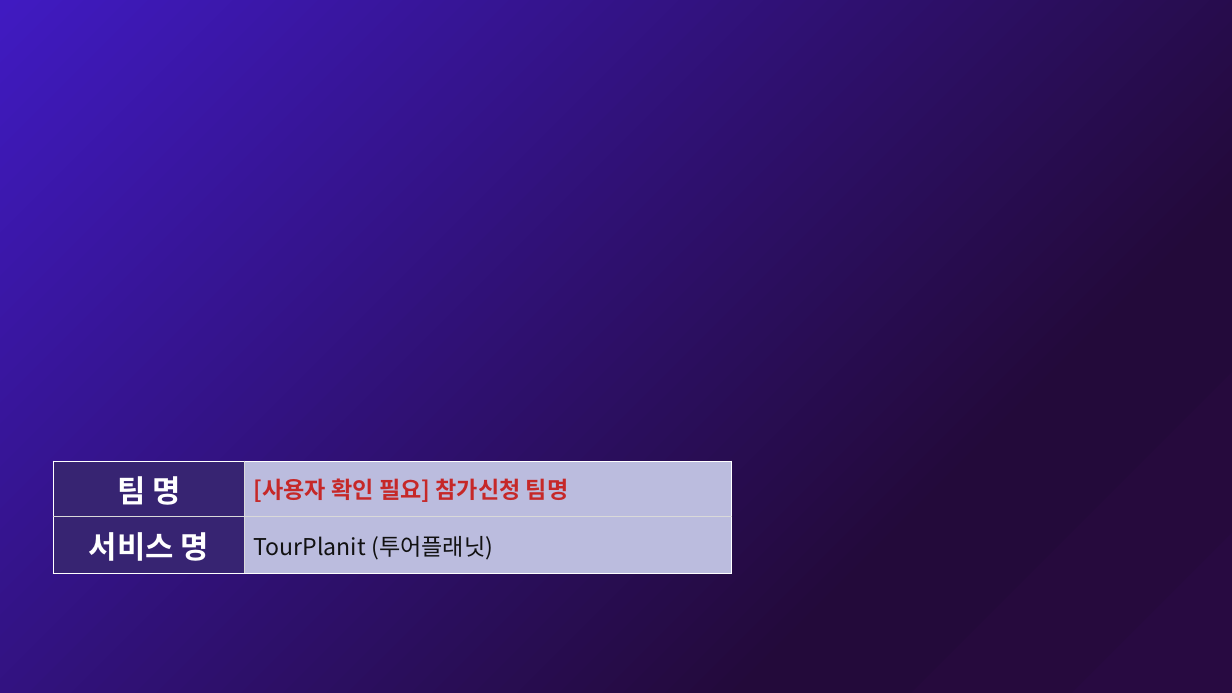
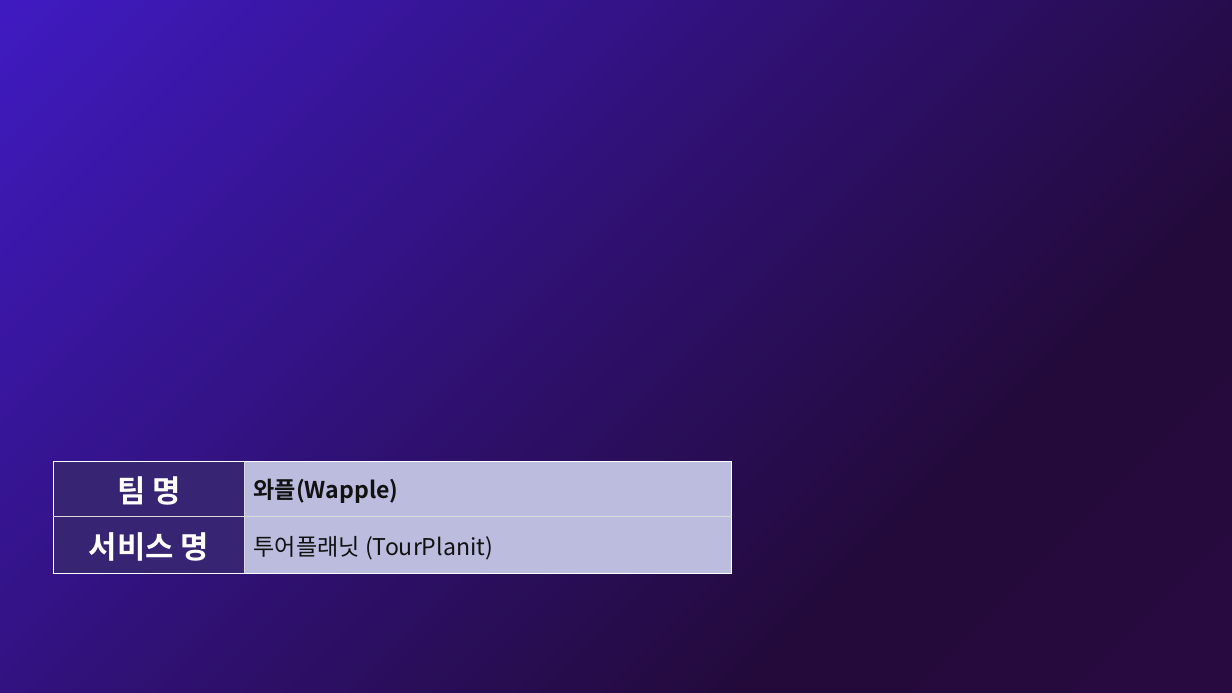
Before and after one commit to wapplekorea/tourplanit, a slide deck: slide 1 of submission-package/2026-08-12/2026_웹앱구현_TourPlanit_기능설명서_작성본_v1.0_2026-08-12.pptx. Drawn at 1232x693 pixels with LibreOffice and Linux fonts; fonts in the diff are those of the drawing; background and template pictures are left out. Boxes give left, top, right and bottom in pixels: in the first picture for what was removed or moved away, otherwise in the second. Text is boxed around its words. In the diff, an @@ line names an element or a change of style, - is before the commit and + after.

Commit message:
docs: finalize TourPlanit challenge seven submission

```diff
--- a/submission-package/2026-08-12/2026_웹앱구현_TourPlanit_기능설명서_작성본_v1.0_2026-08-12.pptx
+++ b/submission-package/2026-08-12/2026_웹앱구현_TourPlanit_기능설명서_작성본_v1.0_2026-08-12.pptx
@@ table at (x1=54, y1=461, x2=732, y2=574) @@
-row 1, column 2: [사용자 확인 필요] 참가신청 팀명
+row 1, column 2: 와플(Wapple)
-row 2, column 2: TourPlanit (투어플래닛)
+row 2, column 2: 투어플래닛 (TourPlanit)
```
Also in this commit, not shown: 4 other slides changed, 6 other files.
